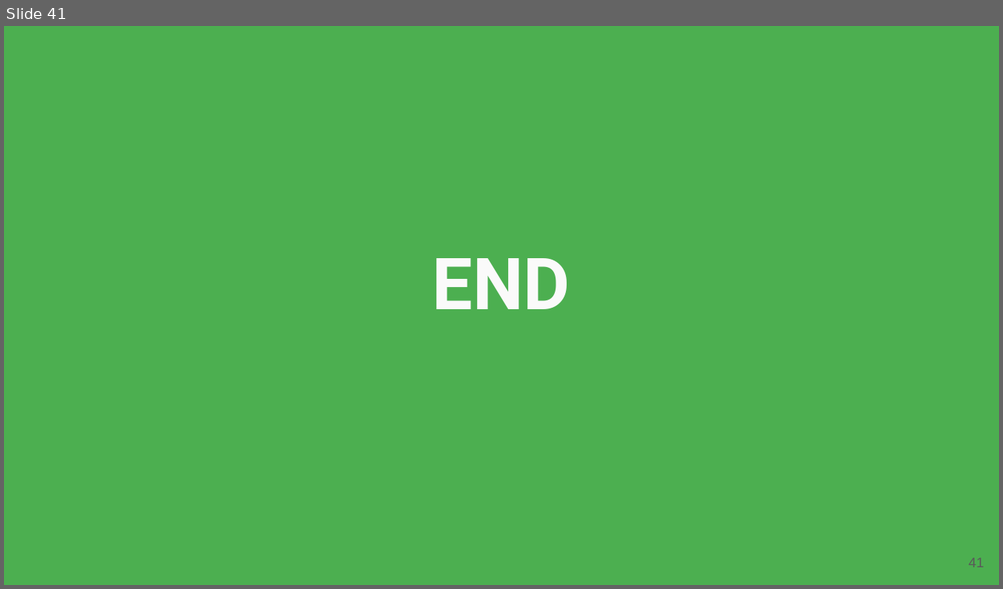
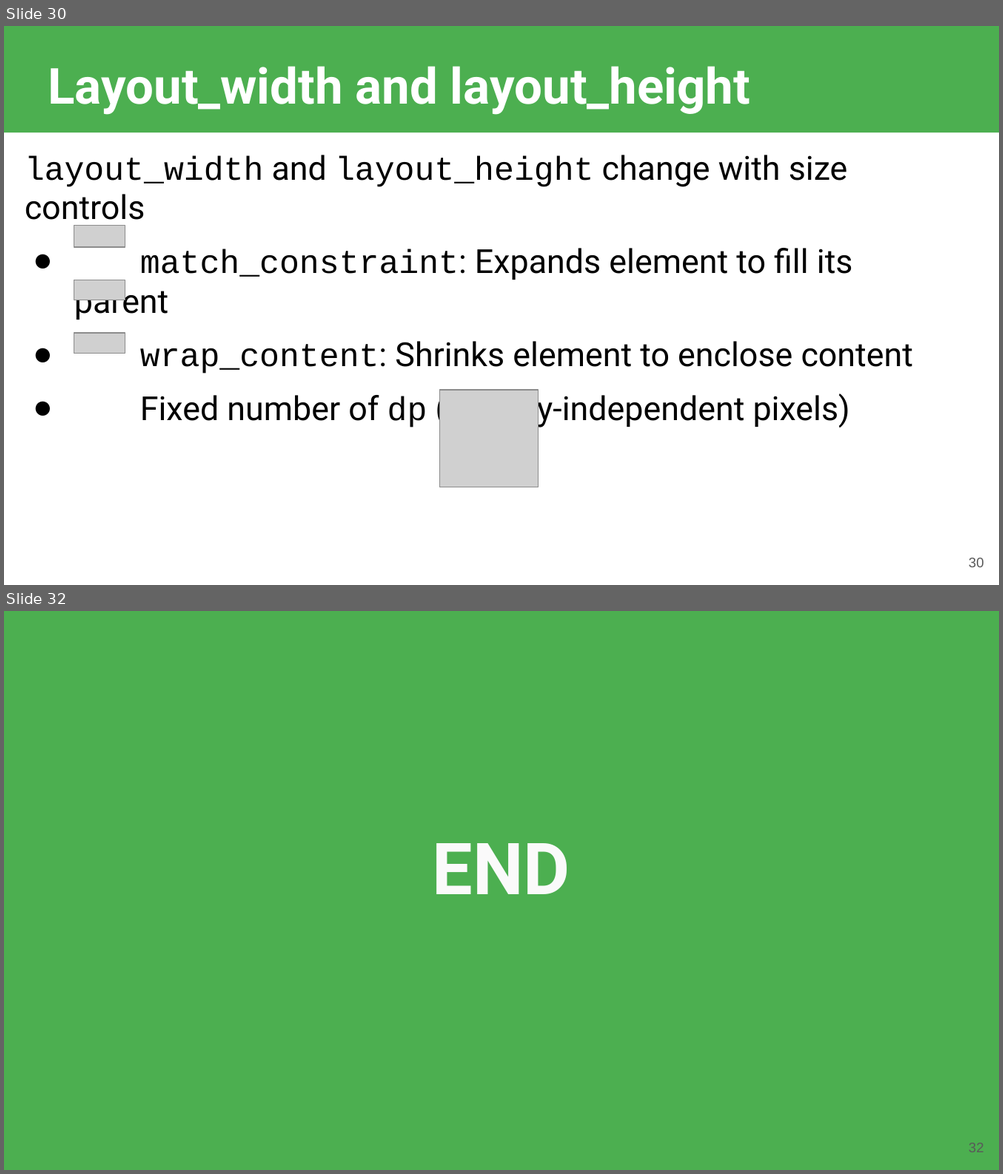
Before and after one commit to robitussin/CTAPDEVL, a slide deck: 3 - User Interface/Layout.pptx. Shown one above the other, each under a label of ours: slide 41 before the commit, slides 30 and 32 after it; the slides between them are not shown. The pictures are 1003x589 and 1003x1174 pixels, drawn with LibreOffice and Linux fonts; fonts in the diff are those of the drawing; grey boxes stand for pictures; background and template pictures are left out. Boxes give left, top, right and bottom in pixels: in the first picture for what was removed or moved away, otherwise in the second. Text is boxed around its words. In the diff, an @@ line names an element or a change of style, - is before the commit and + after.

Commit message:
Updated views and layouts

```diff
--- a/3 - User Interface/Layout.pptx
+++ b/3 - User Interface/Layout.pptx
@@ slide 30 added at (4,26,999,585), background #FFFFFF @@
@@ rectangle added at (4,26,999,133), fill #4CAF50 @@
@@ title added at (48,66,750,115), 36 pt, text #FFFFFF, bold @@
+Layout_width and layout_height
@@ text added at (25,155,913,429), 24 pt, text #000000 @@
+layout_width and layout_height change with size controls
+● match_constraint: Expands element to fill its parent
+● wrap_content: Shrinks element to enclose content
+● Fixed number of dp (density-independent pixels)
@@ picture added at (74,225,125,247) @@
@@ picture added at (74,281,125,301) @@
@@ picture added at (74,333,125,355) @@
@@ picture added at (440,390,538,488) @@
@@ page number added at (968,558,984,568), 10 pt, text #595959 @@
+30
@@ what was slide 41 is now slide 32 @@
@@ page number at (968,1143,984,1153): text changed @@
-41
+32
```
Also in this commit, not shown: 3 slides changed, 27 other slides added, 37 slides removed.
